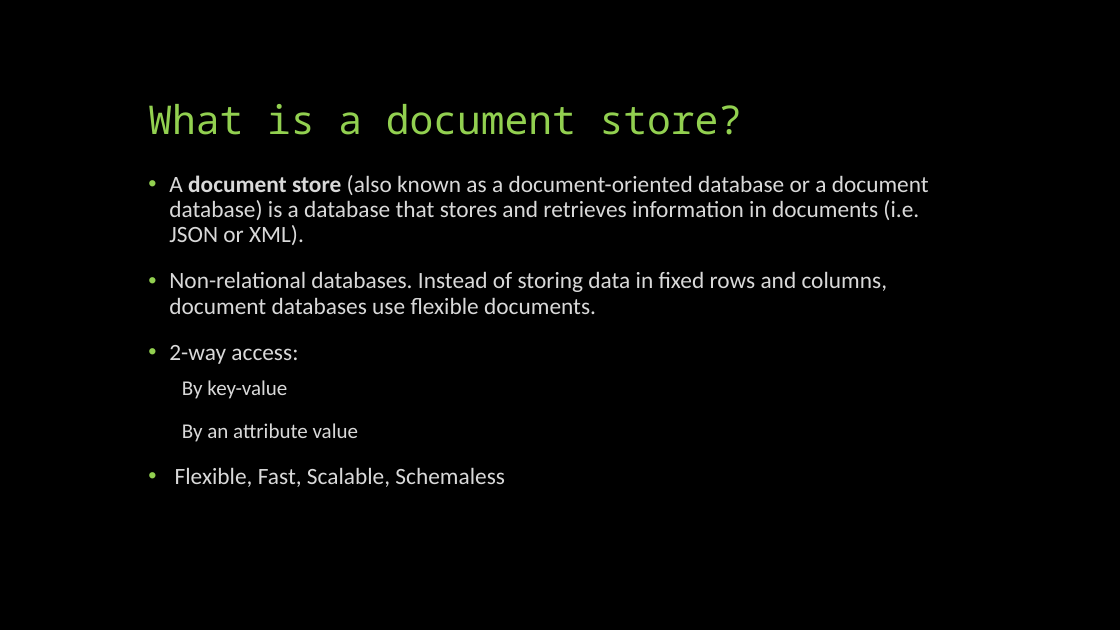
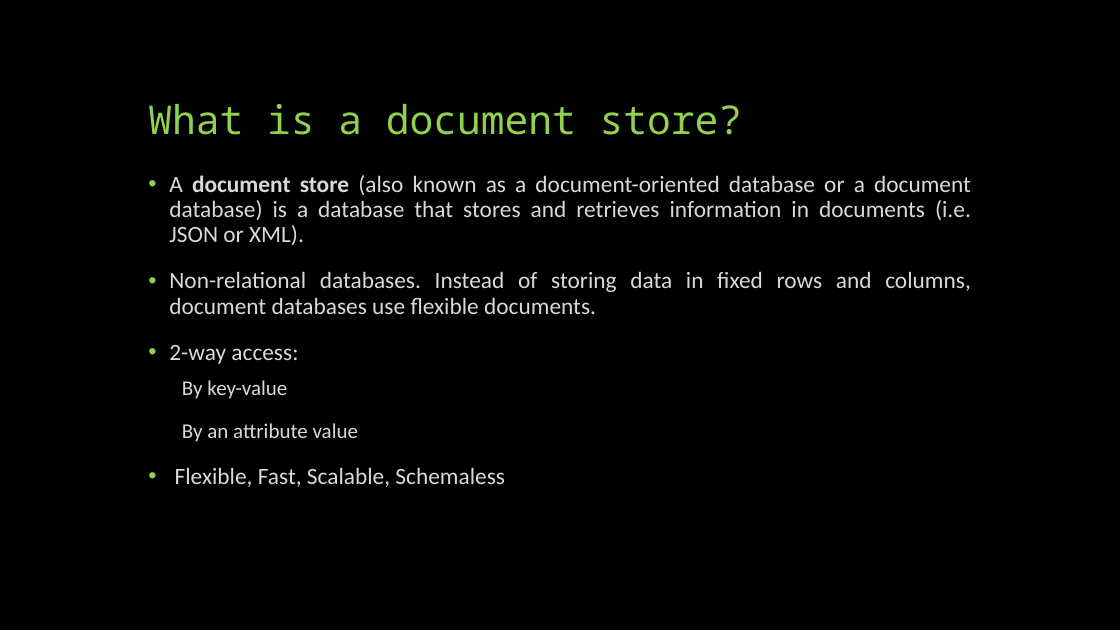
Before and after one commit to MnAppsNet/DominanceQueries, a slide deck: slide 3 of NOSQL - document stores.pptx. Drawn at 1120x630 pixels with LibreOffice and Linux fonts; fonts in the diff are those of the drawing. Boxes give left, top, right and bottom in pixels: in the first picture for what was removed or moved away, otherwise in the second. Text is boxed around its words. In the diff, an @@ line names an element or a change of style, - is before the commit and + after.

```diff
--- a/NOSQL - document stores.pptx
+++ b/NOSQL - document stores.pptx
@@ text "A document store (also known ..." at (x1=169, y1=175, x2=971, y2=487): alignment left to justified @@
```
Also in this commit, not shown: 5 other slides changed, 4 slides added, 5 slides removed.
